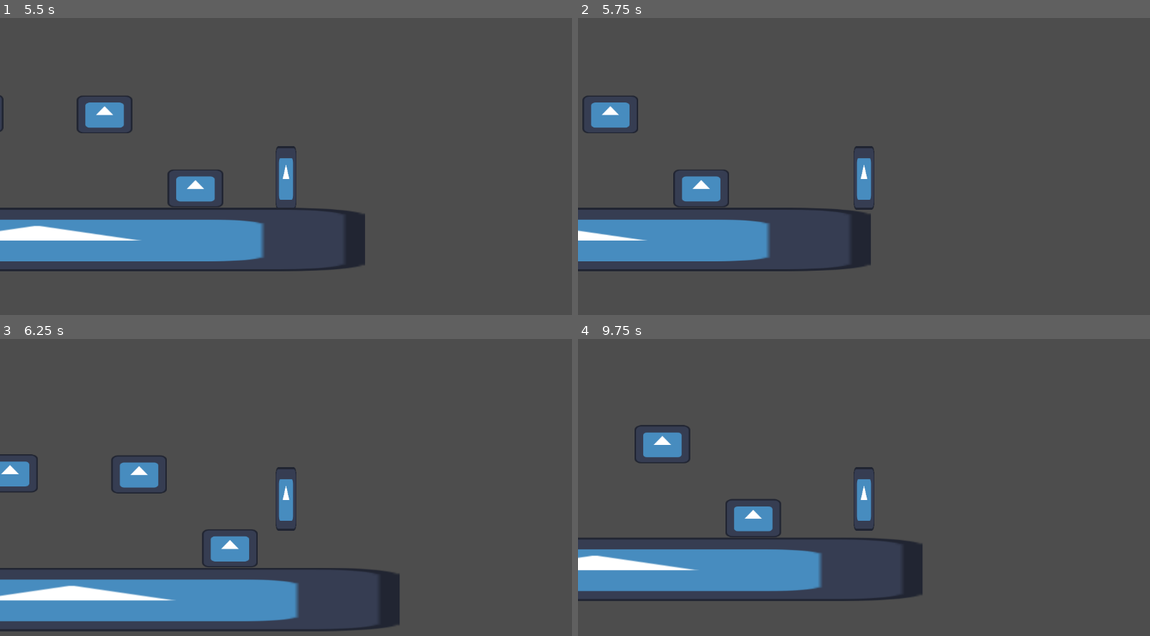
Above: before the commit, frames 1-4 (two rows, left to right).
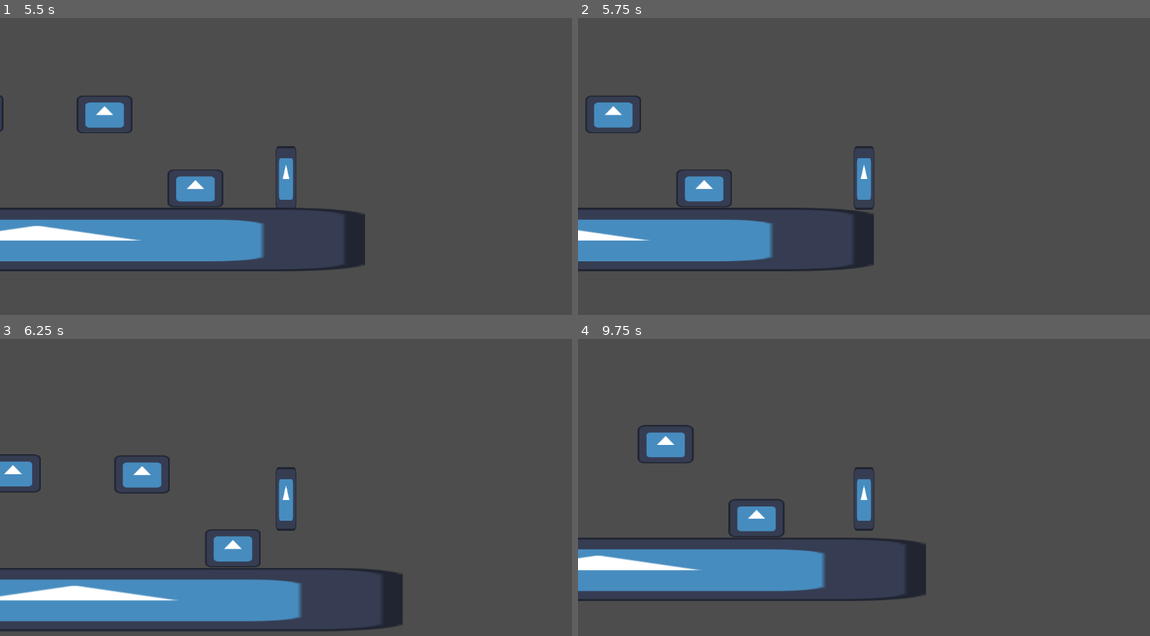
Above: after the commit, the same moments.

Repository: Maoaii/lawrence-short-list
Game: Godot game, scene res://world/world.tscn
The game is run twice, just before and just after one commit, with the same random seed, the same clock (stepped at 60 frames per second) and the same inputs. The engine's default icon, where the game draws it, is replaced by a stand-in: a white triangle on a blue panel in a dark square.
Inputs (mouse positions are in pixels of both pictures, inside the frame that each line leads up to):
- Up to frame 1 (5.5 s): tap Enter at 0.5 s; move the mouse to (411, 160) at 0.52 s; hold D (right) 0.53-2.03 s; click (411, 160) at 0.67 s; tap Space (jump) at 0.77, 1.52, 3.02, 3.77, 4.52 s; move the mouse to (171, 193) at 1.27 s; move the mouse to (343, 107) at 2.02 s; hold A (left) 2.03-2.78 s; move the mouse to (257, 240) at 2.77 s; hold D (right) 2.78-4.28 s; click (257, 240) at 2.92 s; move the mouse to (457, 225) at 3.52 s; move the mouse to (114, 130) at 4.27 s; hold A (left) 4.28-5.03 s; move the mouse to (314, 178) at 5.02 s; hold D (right) from 5.03 s (still down); click (314, 178) at 5.17 s
- Up to frame 2 (5.75 s): keep holding D (right)
- Up to frame 3 (6.25 s): move the mouse to (200, 419) at 5.77 s; release D (right) at 5.78 s; hold A (left) from 5.78 s (still down); tap Space (jump) at 6.02 s
- Up to frame 4 (9.75 s): move the mouse to (989, 481) at 6.52 s; tap Space (jump) at 6.77, 7.52, 8, 9.02 s; move the mouse to (749, 514) at 7.27 s; release A (left) at 7.28 s; hold D (right) 7.28-9.53 s; click (749, 514) at 7.42 s; move the mouse to (921, 428) at 8.02 s; move the mouse to (835, 561) at 8.77 s; move the mouse to (1035, 546) at 9.52 s; hold A (left) from 9.53 s (still down); click (1035, 546) at 9.67 s

Frame 1 is identical in both runs. In frame 2, 0.8% of the frame differs, in the area x 0-52%, y 26-84%; in frame 3, 1.1%, in the area x 0-71%, y 38-97%; in frame 4, 1.0%.

Commit message:
added momentum preservation to knockback

Diff:
--- a/components/movement/movement_component.gd
+++ b/components/movement/movement_component.gd
@@ -4,11 +4,18 @@
 @export var speed: float = 200.0
 @export var acceleration: float = 800.0
 @export var friction: float = 1200.0
+@export var air_friction: float = 400.0
 
 func apply(body: CharacterBody2D, direction: float, delta: float) -> void:
+    var current_friction = friction if body.is_on_floor() else air_friction
+
     if direction != 0.0:
-        body.velocity.x = move_toward(
-            body.velocity.x, direction * speed, acceleration * delta
-        )
+        var target_vel = direction * speed
+        # If we're flying faster than normal speed in the same direction (momentum),
+        # use friction to slowly decay down to normal speed instead of violently braking.
+        if abs(body.velocity.x) > speed and sign(body.velocity.x) == sign(direction):
+            body.velocity.x = move_toward(body.velocity.x, target_vel, current_friction * delta)
+        else:
+            body.velocity.x = move_toward(body.velocity.x, target_vel, acceleration * delta)
     else:
-        body.velocity.x = move_toward(body.velocity.x, 0.0, friction * delta)
+        body.velocity.x = move_toward(body.velocity.x, 0.0, current_friction * delta)
--- a/player/player.tscn
+++ b/player/player.tscn
@@ -40,6 +40,7 @@
 speed = 600.0
 acceleration = 3000.0
 friction = 4500.0
+air_friction = 800.0
 metadata/_custom_type_script = "uid://bs3dy3dfo553b"
 
 [node name="GravityComponent" type="Node" parent="Components" unique_id=1887184383]
--- a/world/world.tscn
+++ b/world/world.tscn
@@ -5,6 +5,12 @@
 
 [sub_resource type="RectangleShape2D" id="RectangleShape2D_h5o24"]
 size = Vector2(128, 128)
+
+[sub_resource type="RectangleShape2D" id="RectangleShape2D_tcf2h"]
+size = Vector2(128, 323.4087)
+
+[sub_resource type="RectangleShape2D" id="RectangleShape2D_4717r"]
+size = Vector2(128, 323.4087)
 
 [node name="World" type="Node2D" unique_id=1539791094]
 
@@ -30,14 +36,17 @@
 scale = Vector2(1.7676129, 7.76381)
 
 [node name="CollisionShape2D" type="CollisionShape2D" parent="Platforms/RightWall" unique_id=860353822]
-shape = SubResource("RectangleShape2D_h5o24")
+position = Vector2(-3.3944082, -98.40529)
+shape = SubResource("RectangleShape2D_tcf2h")
 
 [node name="LeftWall" type="StaticBody2D" parent="Platforms" unique_id=1466556649]
 position = Vector2(-210.99988, 198.00002)
 scale = Vector2(1.7676129, 7.76381)
 
 [node name="CollisionShape2D" type="CollisionShape2D" parent="Platforms/LeftWall" unique_id=330658797]
-shape = SubResource("RectangleShape2D_h5o24")
+position = Vector2(0, -97.704346)
+scale = Vector2(0.99999994, 0.99999994)
+shape = SubResource("RectangleShape2D_4717r")
 
 [node name="StaticBody2D2" type="StaticBody2D" parent="Platforms" unique_id=1776114915]
 position = Vector2(883, 479)
